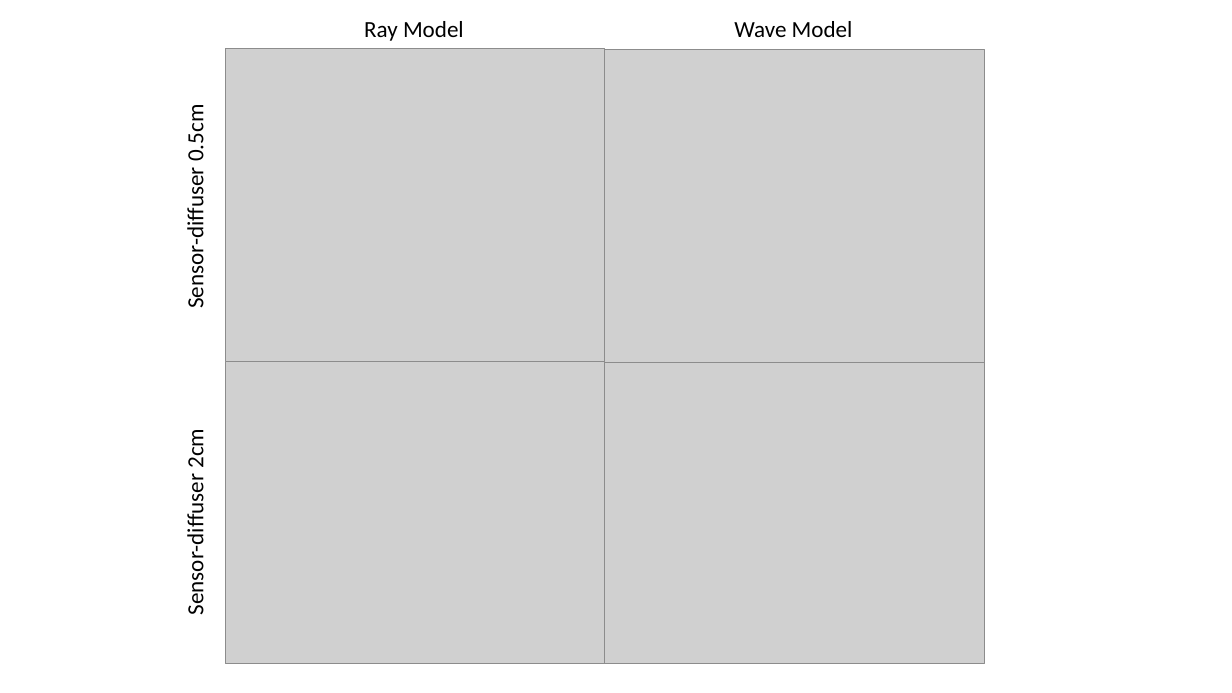
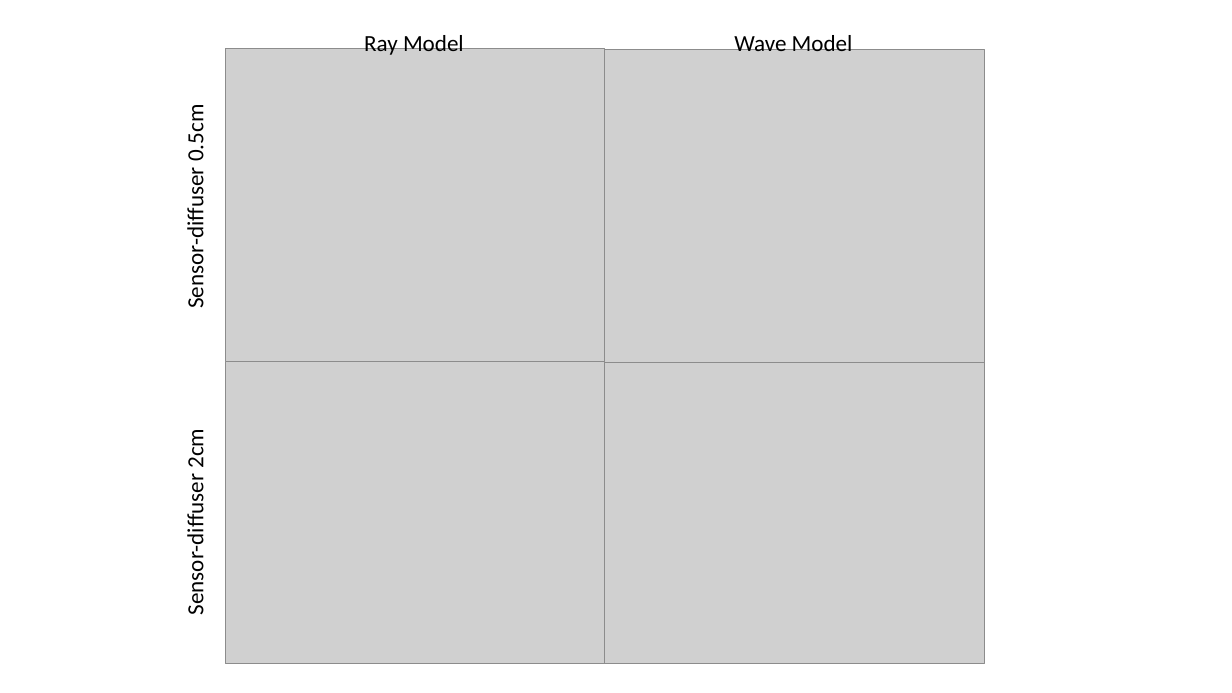
Before and after one commit to taehwan-kim/diffusercam_raytracing, a slide deck: slide 3 of ray_tracing/Presentation1.pptx (slide 2 before the commit). Drawn at 1232x693 pixels with LibreOffice and Linux fonts; fonts in the diff are those of the drawing; grey boxes stand for pictures. Boxes give left, top, right and bottom in pixels: in the first picture for what was removed or moved away, otherwise in the second. Text is boxed around its words. In the diff, an @@ line names an element or a change of style, - is before the commit and + after.

```diff
--- a/ray_tracing/Presentation1.pptx
+++ b/ray_tracing/Presentation1.pptx
@@ text "Ray Model" rewrapped from bbox=[364, 21, 464, 41] to bbox=[364, 31, 464, 55] @@
@@ text "Wave Model" rewrapped from bbox=[734, 21, 853, 37] to bbox=[734, 31, 853, 51] @@
```
Also in this commit, not shown: 2 slides added, 7 other files.
